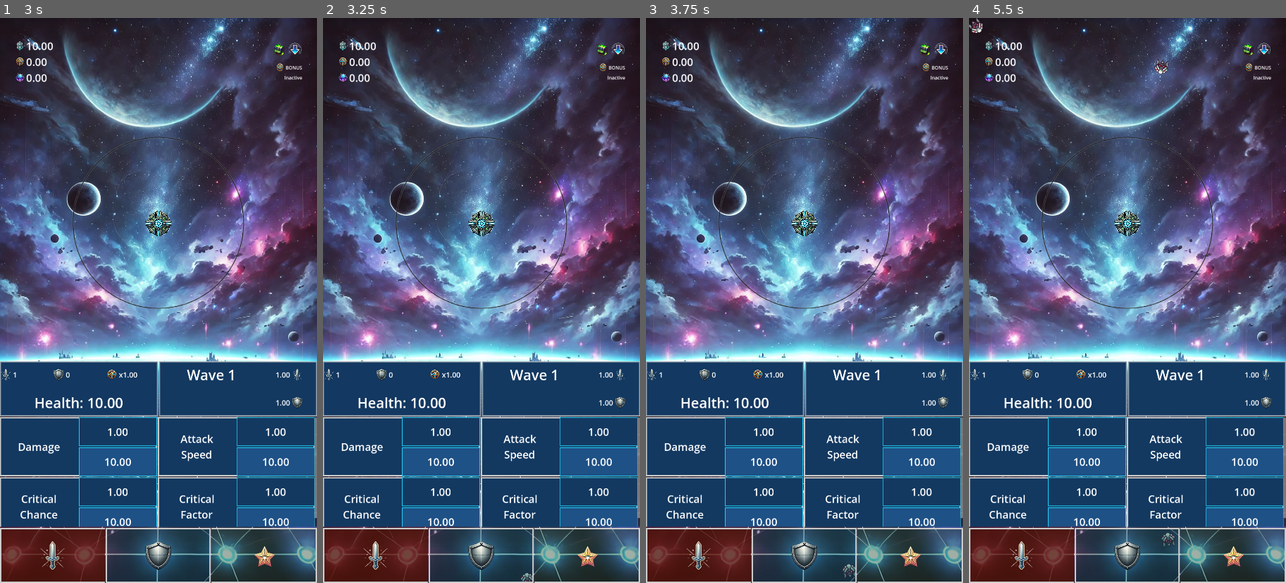
Above: before the commit, frames 1-4 (left to right).
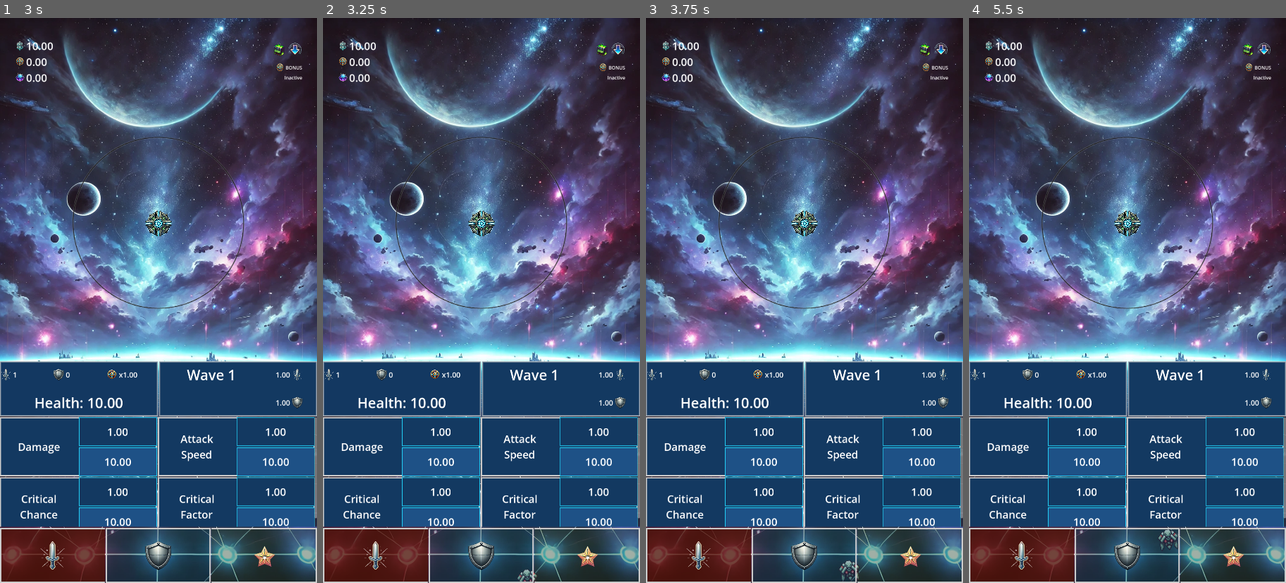
Above: after the commit, the same moments.

Repository: ascyrax/circle-defence
Game: Godot game, scene res://main.tscn
Two runs of this game, one before a commit and one after it. Both use one fixed random seed, a clock stepped at 60 frames per second and the inputs below.
Inputs (mouse positions are in pixels of both pictures, inside the frame that each line leads up to):
- Up to frame 1 (3 s): click "<" at 0.5 s; click ">" at 1.25 s; click "BATTLE" at 2 s; tap Enter at 2.75 s; move the mouse to (228, 272) at 2.77 s; click (228, 272) at 2.92 s
- Up to frame 2 (3.25 s): no input
- Up to frame 3 (3.75 s): move the mouse to (741, 328) at 3.52 s; click (741, 328) at 3.67 s
- Up to frame 4 (5.5 s): move the mouse to (1159, 176) at 4.27 s; click (1159, 176) at 4.42 s; move the mouse to (1111, 413) at 5.02 s; click (1111, 413) at 5.17 s

Frame 1 is identical in both runs. In frame 2, less than 0.1% of the frame differs, in the area x 61-68%, y 97-100%; in frame 3, 0.1%; in frame 4, 0.3%, in the area x 0-66%, y 0-95%.

Commit message:
wave boss feature

Diff:
--- a/enemy.gd
+++ b/enemy.gd
@@ -10,13 +10,13 @@
 var enemySpriteSize = Vector2(0.0,0.0)
 var cashValue = 1.0 # cash gained when this enemy dies
 var coinValue = 0.0
-var _temp = _update_enemy_values(0.0)
+var _temp = update_enemy_values(1.0)
 var _bulletDamage : float
 
 func _ready() -> void:
-	call_deferred("_set_enemy_sprite_scale")
-	#call_deferred("_update_enemy_values", 0.0)
-	GlobalData.enemy_values_updated.connect(_update_enemy_values)
+	call_deferred("set_enemy_sprite_scale", 1.0)
+	#call_deferred("update_enemy_values", 0.0)
+	GlobalData.enemy_values_updated.connect(update_enemy_values)
 
 func _process(delta):
 	# this logic can be time intesive. we can just remove recalculation of direction :)
@@ -28,12 +28,12 @@
 	#TODO this position update can bring the enemy closer to where we wanna stop it
 	# because it could update its position such that the new distance is < shooterSpriteSize + enemySpriteSize
 
-func _update_enemy_values(_unusedValue: float):
-	_damage = GlobalData.get_enemy_damage()
-	_health = GlobalData.get_enemy_health()
+func update_enemy_values(_valueModifier: float):
+	_damage = GlobalData.get_enemy_damage() * _valueModifier
+	_health = GlobalData.get_enemy_health() * _valueModifier
 	_healthDuringBulletSpawn = _health
-	cashValue = GlobalData.get_enemy_cash_value()
-	coinValue = GlobalData.get_enemy_coin_value()
+	cashValue = GlobalData.get_enemy_cash_value() * _valueModifier
+	coinValue = GlobalData.get_enemy_coin_value() * _valueModifier
 
 func set_direction(newDirection: Vector2, newShooterPosition: Vector2):
 	direction = newDirection
@@ -46,8 +46,10 @@
 	rotation = PI/2 # now the bullet is aligned along the +ve x-axis
 	rotation += direction.angle()
 
-func _set_enemy_sprite_scale():
+func set_enemy_sprite_scale(_valueModifier: float):
 	var enemyCollisionShape2D = $Area2D/CollisionShape2D.shape as RectangleShape2D
+	enemyCollisionShape2D.size = Vector2(enemyCollisionShape2D.size.x * _valueModifier, enemyCollisionShape2D.size.y * _valueModifier)
+	print("set_enemy_sprite_scale: ", enemyCollisionShape2D.size)
 	var enemySprite = $Area2D/Sprite2D as Sprite2D
 	var correctScaleX = (enemyCollisionShape2D.size.x * 1.0) / (enemySprite.texture.get_width() * 1.0)
 	var correctScaleY = (enemyCollisionShape2D.size.y * 1.0) / (enemySprite.texture.get_height() * 1.0)
--- a/enemy.tscn
+++ b/enemy.tscn
@@ -4,6 +4,7 @@
 [ext_resource type="Script" path="res://enemy.gd" id="1_vvxsc"]
 
 [sub_resource type="RectangleShape2D" id="RectangleShape2D_77btb"]
+resource_local_to_scene = true
 size = Vector2(50, 50)
 
 [node name="Enemy" type="Node2D" groups=["enemies"]]
--- a/gamePlay.gd
+++ b/gamePlay.gd
@@ -114,12 +114,20 @@
 	_enemySpawnTimer.connect("timeout", _spawn_enemy)
 	_enemySpawnTimer.start()
 
+func _convert_to_wave_boss(_newEnemy: Node2D):
+	_newEnemy.update_enemy_values(2.0)
+	_newEnemy.set_enemy_sprite_scale(1.5)
+
+
 func _spawn_enemy():
 	GlobalData.update_wave_enemies_spawned(+1.0)
-	var newEnemy = _enemyScene.instantiate() as Node2D
+	var _newEnemy = _enemyScene.instantiate() as Node2D
+	var _id = GlobalData.get_wave_enemies_spawned()
+	if( _id == GlobalData.get_base_enemy_spawn_per_wave()):
+		_convert_to_wave_boss(_newEnemy)
 
 	var enemyContainer = $"Panel/VBoxContainer/EnemySpawner" as Node2D
-	enemyContainer.add_child(newEnemy)
+	enemyContainer.add_child(_newEnemy)
 
 	var randNo = randi_range(0,3) # 0, 1, 2 or 3 viz. top, right, bottom or left edge
 	var posX = 0.0
@@ -140,14 +148,14 @@
 		3:
 			posX = 0
 			posY = randf_range(0, viewportSize.y)
-	newEnemy.position = Vector2(posX, posY)
+	_newEnemy.position = Vector2(posX, posY)
 
 	 # Set the direction toward the centreShooterSprite2D
-	if newEnemy.has_method("set_direction"):
-		var direction = (_shooterGlobalPosition - newEnemy.position).normalized()
-		newEnemy.set_direction(direction, _shooterGlobalPosition)
-		newEnemy.set_collision_from_shooter(_shooterSpriteSize)
-		newEnemy.set_enemy_rotation()
+	if _newEnemy.has_method("set_direction"):
+		var direction = (_shooterGlobalPosition - _newEnemy.position).normalized()
+		_newEnemy.set_direction(direction, _shooterGlobalPosition)
+		_newEnemy.set_collision_from_shooter(_shooterSpriteSize)
+		_newEnemy.set_enemy_rotation()
 
 func _update_resources():
 	_update_cash_value((GlobalData.get_cash_value()))
--- a/global_data.gd
+++ b/global_data.gd
@@ -135,7 +135,7 @@
 # WAVE
 const _initialWaveNumber = 1.0
 var _initialHighestWave = 0.0
-const _baseEnemySpawnPerWave = 10.0
+const _baseEnemySpawnPerWave = 0.0
 
 var _waveNumber = _initialWaveNumber
 var _highestWave = _initialHighestWave
@@ -406,6 +406,8 @@
 func get_highest_wave():
 	return _highestWave
 
+func get_base_enemy_spawn_per_wave():
+	return _baseEnemySpawnPerWave
 
 
 
